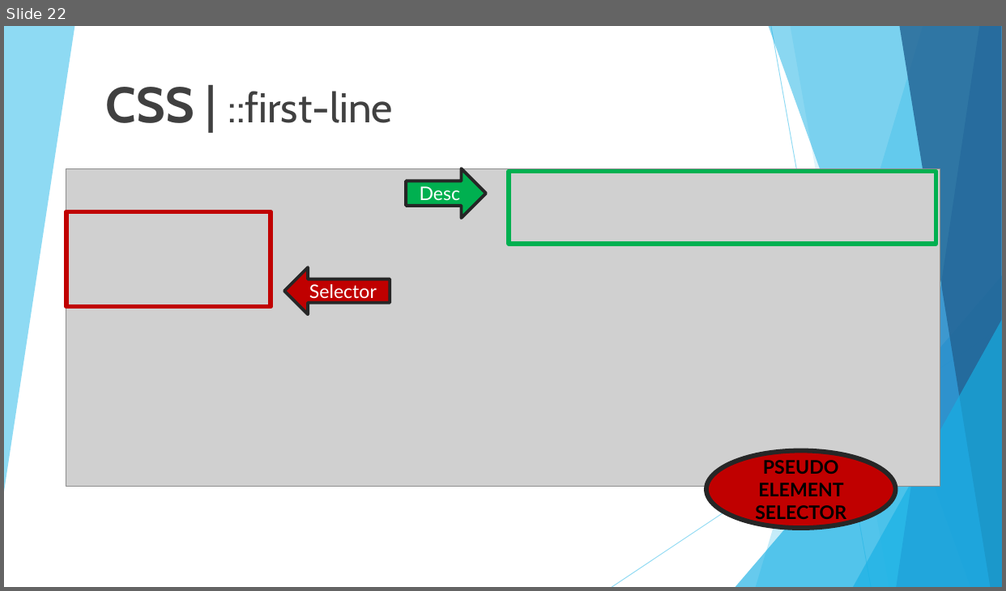
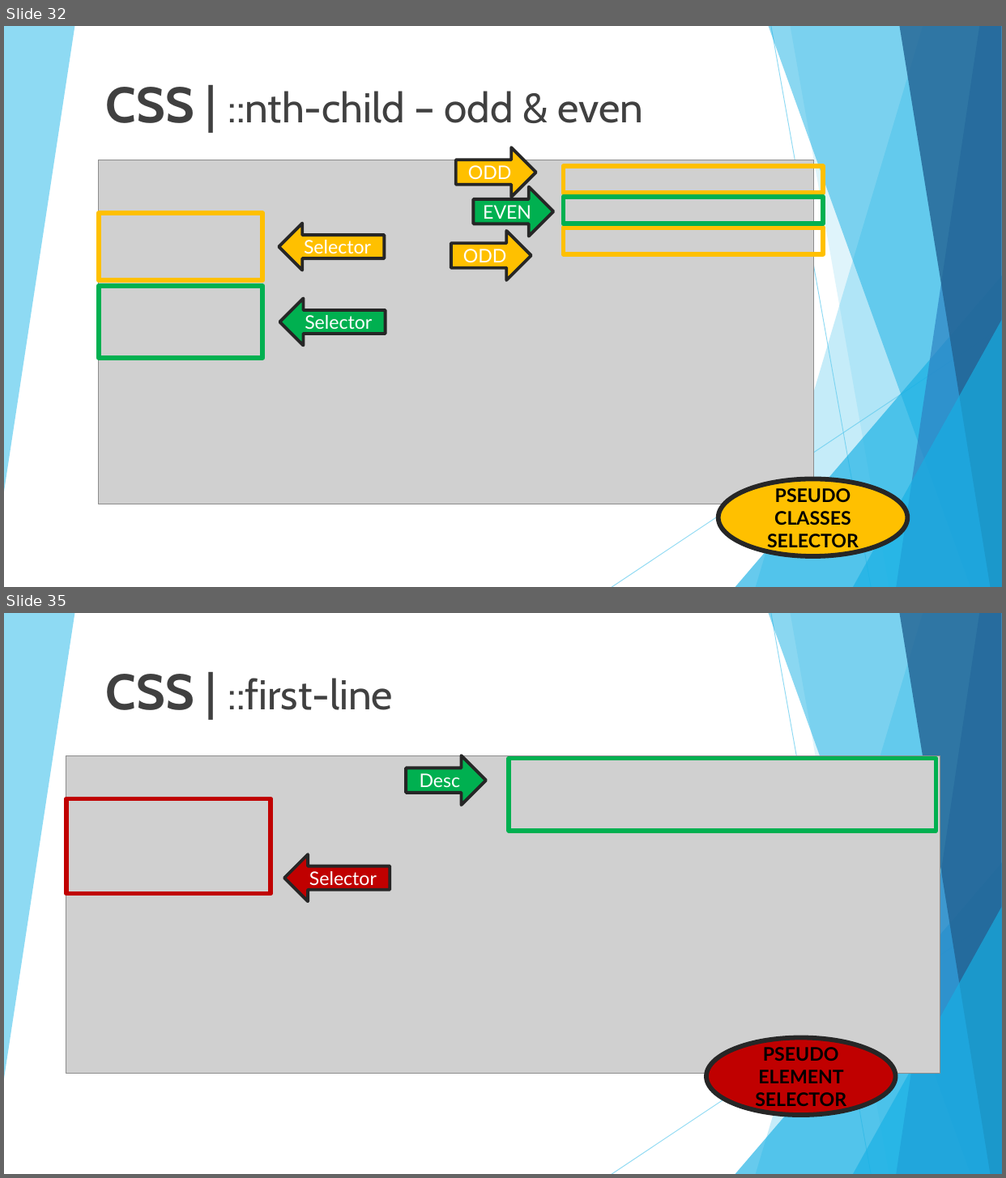
Before and after one commit to 01Primo/slides, a slide deck: 05_CSS.pptx. Shown one above the other, each under a label of ours: slide 22 before the commit, slides 32 and 35 after it; the slides between them are not shown. The pictures are 1006x591 and 1006x1178 pixels, drawn with LibreOffice and Linux fonts; fonts in the diff are those of the drawing; grey boxes stand for pictures. Boxes give left, top, right and bottom in pixels: in the first picture for what was removed or moved away, otherwise in the second. Text is boxed around its words. In the diff, an @@ line names an element or a change of style, - is before the commit and + after.

```diff
--- a/05_CSS.pptx
+++ b/05_CSS.pptx
@@ slide 32 added at [4, 26, 1002, 587], background #FFFFFF; not listed: 10 template elements that a slide beside it also shows @@
@@ title added at [106, 87, 643, 123], 40 pt, text #404040 @@
+CSS | ::nth-child – odd & even
@@ picture added at [98, 160, 813, 506] @@
@@ right arrow added at [456, 148, 536, 197], fill #FFC000, outline #262626 3 pt, 18 pt, text #FFFFFF @@
+ODD
@@ rectangle added at [563, 167, 823, 194], outline #FFC000 4.5 pt @@
@@ right arrow added at [473, 187, 553, 237], fill #00B050, outline #262626 3 pt, 18 pt, text #FFFFFF @@
+EVEN
@@ rectangle added at [98, 213, 262, 280], outline #FFC000 4.5 pt @@
@@ rectangle added at [563, 197, 823, 224], outline #00B050 4.5 pt @@
@@ right arrow added at [279, 224, 385, 271], fill #FFC000, outline #262626 3 pt, 18 pt, text #FFFFFF @@
+Selector
@@ right arrow added at [451, 231, 531, 280], fill #FFC000, outline #262626 3 pt, 18 pt, text #FFFFFF @@
+ODD
@@ rectangle added at [563, 228, 823, 254], outline #FFC000 4.5 pt @@
@@ rectangle added at [98, 287, 262, 358], outline #00B050 4.5 pt @@
@@ right arrow added at [279, 298, 385, 346], fill #00B050, outline #262626 3 pt, 18 pt, text #FFFFFF @@
+Selector
@@ ellipse added at [718, 479, 908, 556], fill #FFC000, outline #262626 4.5 pt, 18 pt, text #000000, bold @@
+PSEUDO CLASSES SELECTOR
@@ what was slide 22 is now slide 35 @@
```
Also in this commit, not shown: 2 slides changed, 14 other slides added, 1 slide removed.
